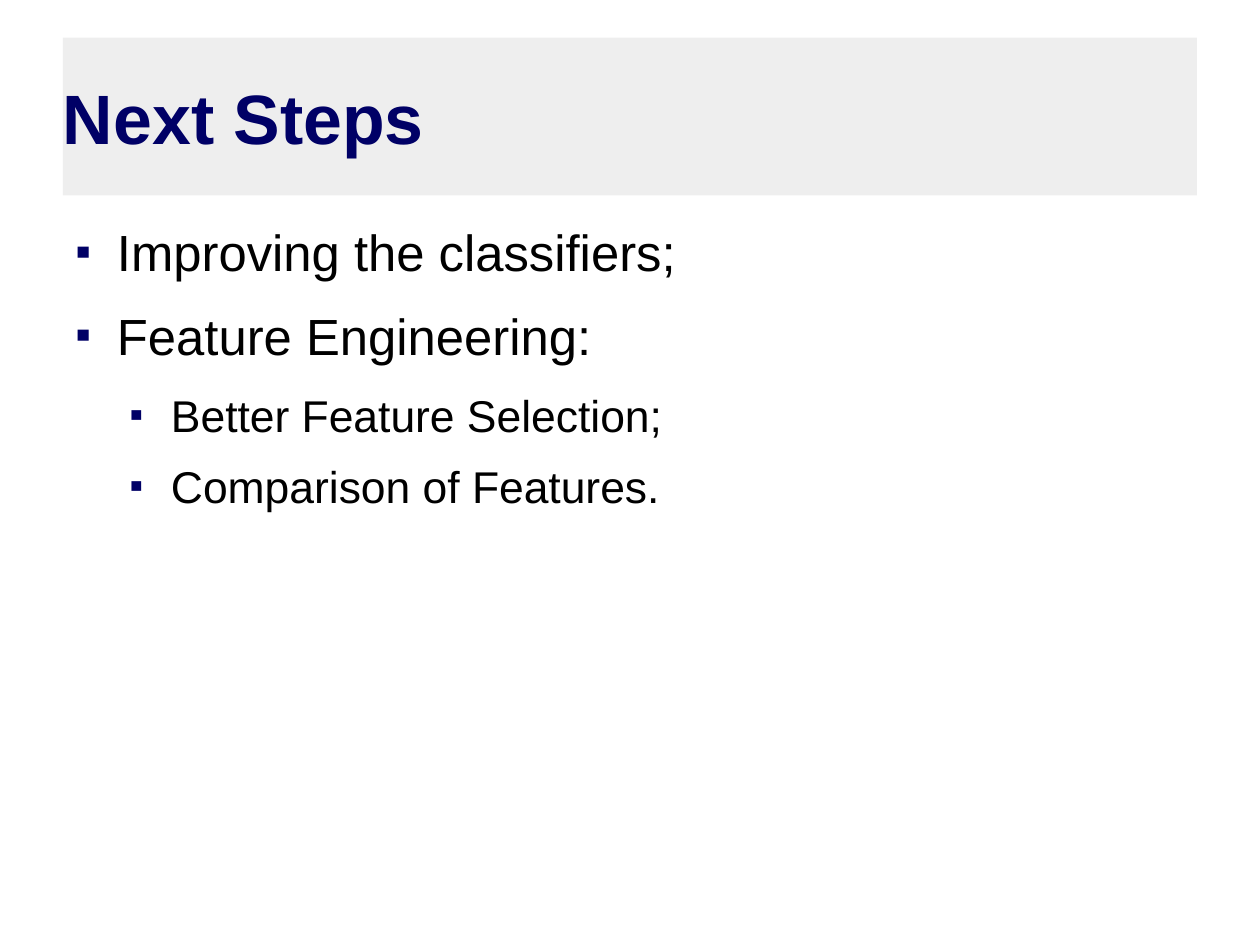
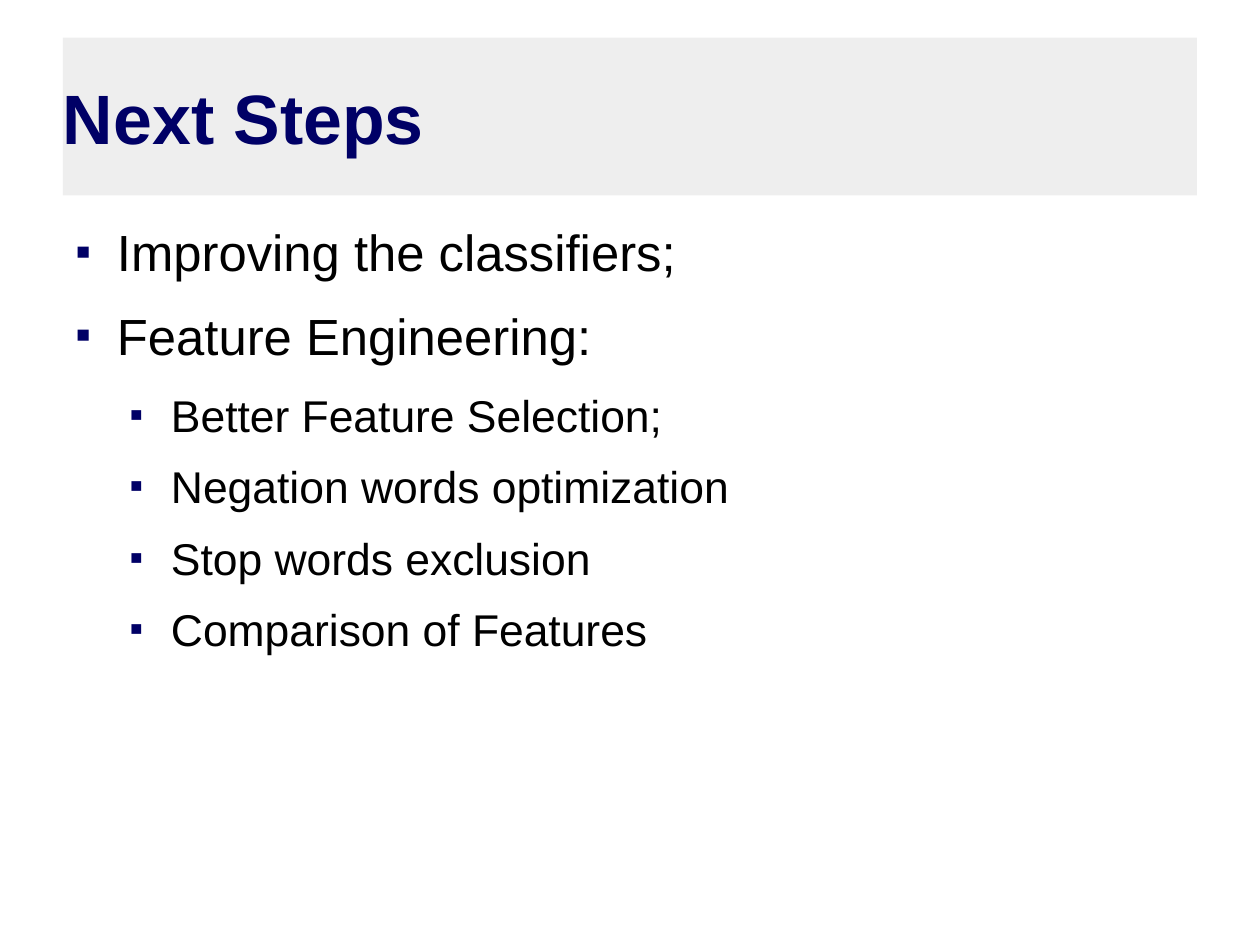
Before and after one commit to theconsummate/twitter-emotion-mining, a slide deck: slide 10 of PresentationTeamLab.odp. Drawn at 1260x945 pixels with LibreOffice and Linux fonts; fonts in the diff are those of the drawing. Boxes give left, top, right and bottom in pixels: in the first picture for what was removed or moved away, otherwise in the second. Text is boxed around its words. In the diff, an @@ line names an element or a change of style, - is before the commit and + after.

```diff
--- a/PresentationTeamLab.odp
+++ b/PresentationTeamLab.odp
@@ text at (171, 470, 729, 655): text changed @@
-  ■ Comparison of Features.
+  ■ Negation words optimization
+  ■ Stop words exclusion
+  ■ Comparison of Features
```
Also in this commit, not shown: 7 other slides changed, 2 slides added, 2 slides removed.
